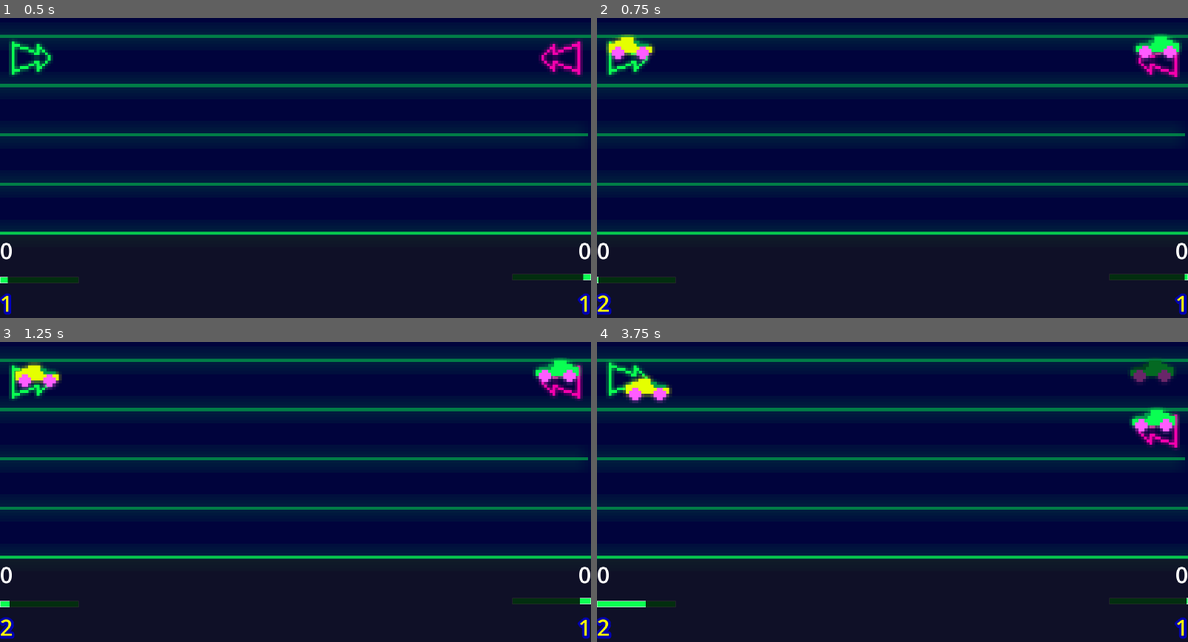
Above: before the commit, frames 1-4 (two rows, left to right).
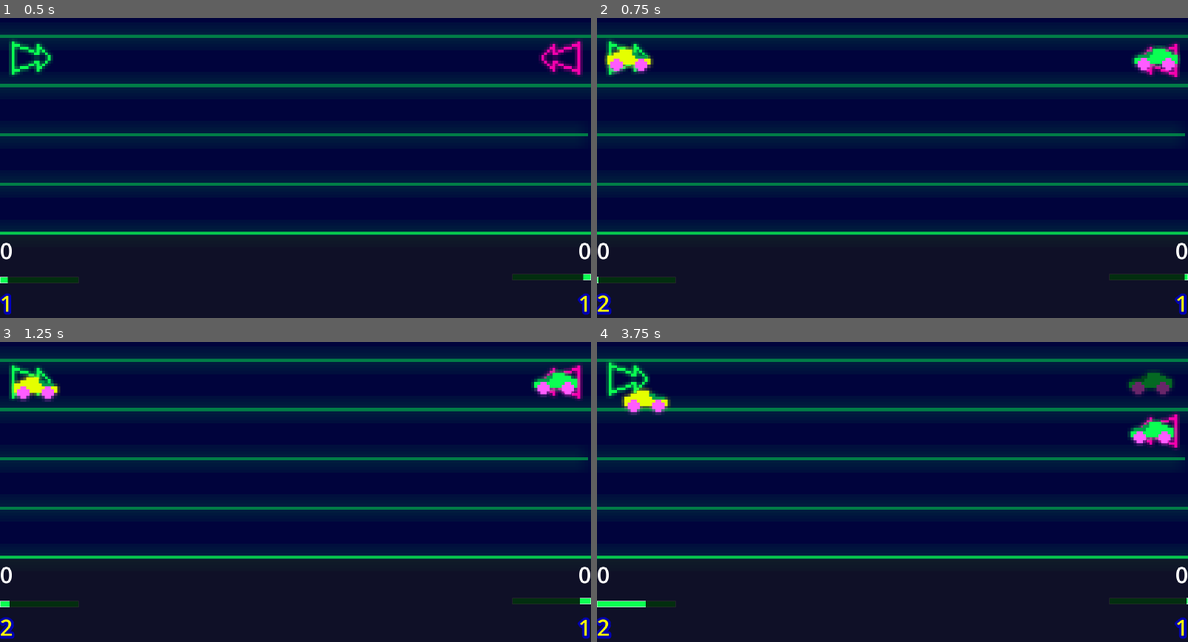
Above: after the commit, the same moments.

Repository: Neppord/battery-pact
Game: Godot game, scene res://main.tscn
Same seed, same stepped clock (60 frames per second), same inputs: the game is played once before the commit and once after it.
Inputs:
- Up to frame 1 (0.5 s): no input
- Up to frame 2 (0.75 s): tap Enter (player_2_spawn) at 0.5 s; hold D (player_1_right) from 0.53 s (still down); tap Space (player_1_spawn) at 0.6 s
- Up to frame 3 (1.25 s): keep holding D (player_1_right)
- Up to frame 4 (3.75 s): release D (player_1_right) at 1.28 s; hold S (player_1_down) 1.28-2.03 s; tap one key every 0.75 s from 1.35 s: Down (player_2_down) Left (player_2_left) Right (player_2_right) Enter (player_2_spawn); hold D (player_1_right) 2.03-2.78 s; hold W (player_1_up) 2.78-3.53 s; hold A (player_1_left) from 3.53 s (still down)

Frame 1 is identical in both runs. In frame 2, 1.6% of the frame differs, in the area x 1-99%, y 5-19%; in frame 3, 1.7%; in frame 4, 2.3%, in the area x 4-99%, y 6-35%.

Commit message:
Center toy in its own sceen so that it is centerd on the arrow

Diff:
--- a/toy.tscn
+++ b/toy.tscn
@@ -5,7 +5,7 @@
 [ext_resource type="AudioStream" uid="uid://cj1rg1ptclrxe" path="res://sfx/Toy collision.wav" id="3_032ar"]
 
 [sub_resource type="RectangleShape2D" id="RectangleShape2D_fe3bf"]
-size = Vector2(139, 69)
+size = Vector2(139, 69.25)
 
 [sub_resource type="AudioStreamRandomizer" id="AudioStreamRandomizer_gdnoh"]
 random_pitch = 1.1892071
@@ -13,18 +13,16 @@
 stream_0/stream = ExtResource("3_032ar")
 
 [node name="Toy" type="RigidBody2D" unique_id=1072743980]
-position = Vector2(-5, 0)
 gravity_scale = 0.0
 contact_monitor = true
 max_contacts_reported = 16
 script = ExtResource("1_4kfnp")
 
 [node name="CollisionShape2D" type="CollisionShape2D" parent="." unique_id=173025041]
-position = Vector2(5.5, -34.5)
+position = Vector2(0, 4.625)
 shape = SubResource("RectangleShape2D_fe3bf")
 
 [node name="NeonToyCar" type="Sprite2D" parent="." unique_id=831308392]
-position = Vector2(4.9999995, -38.999996)
 scale = Vector2(10, 10)
 texture = ExtResource("1_tvsie")
 
--- a/toy2.tscn
+++ b/toy2.tscn
@@ -2,10 +2,10 @@
 
 [ext_resource type="Script" uid="uid://b2edfmdarwhwm" path="res://toy2.gd" id="1_gjsum"]
 [ext_resource type="Texture2D" uid="uid://crjbsgcukerwm" path="res://aseprite/neon-toy-yellow.png" id="2_gjsum"]
-[ext_resource type="AudioStream" uid="uid://c5gyd5mhkym86" path="res://sfx/Toy collision.wav" id="3_dp4vp"]
+[ext_resource type="AudioStream" uid="uid://cj1rg1ptclrxe" path="res://sfx/Toy collision.wav" id="3_dp4vp"]
 
 [sub_resource type="RectangleShape2D" id="RectangleShape2D_fe3bf"]
-size = Vector2(139, 69)
+size = Vector2(139, 70)
 
 [sub_resource type="AudioStreamRandomizer" id="AudioStreamRandomizer_gdnoh"]
 random_pitch = 1.1362262
@@ -19,11 +19,10 @@
 script = ExtResource("1_gjsum")
 
 [node name="CollisionShape2D" type="CollisionShape2D" parent="." unique_id=173025041]
-position = Vector2(5.5, -34.5)
+position = Vector2(0, 5)
 shape = SubResource("RectangleShape2D_fe3bf")
 
 [node name="NeonToyCar" type="Sprite2D" parent="." unique_id=831308392]
-position = Vector2(4.9999995, -38.999996)
 scale = Vector2(10, 10)
 texture = ExtResource("2_gjsum")
 
